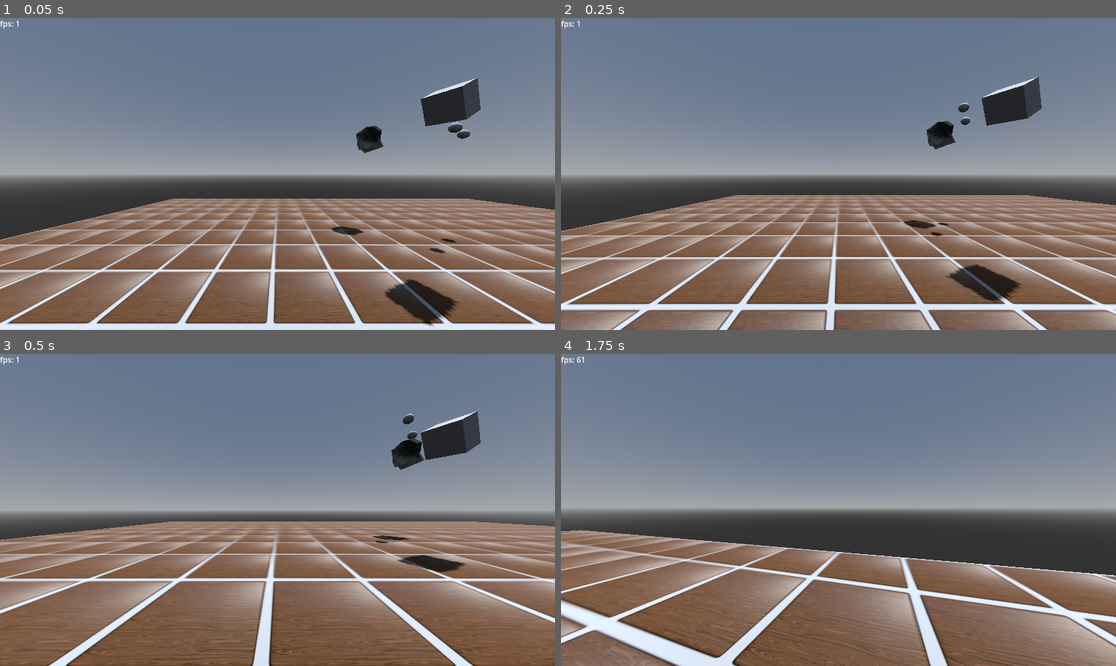
Above: before the commit, frames 1-4 (two rows, left to right).
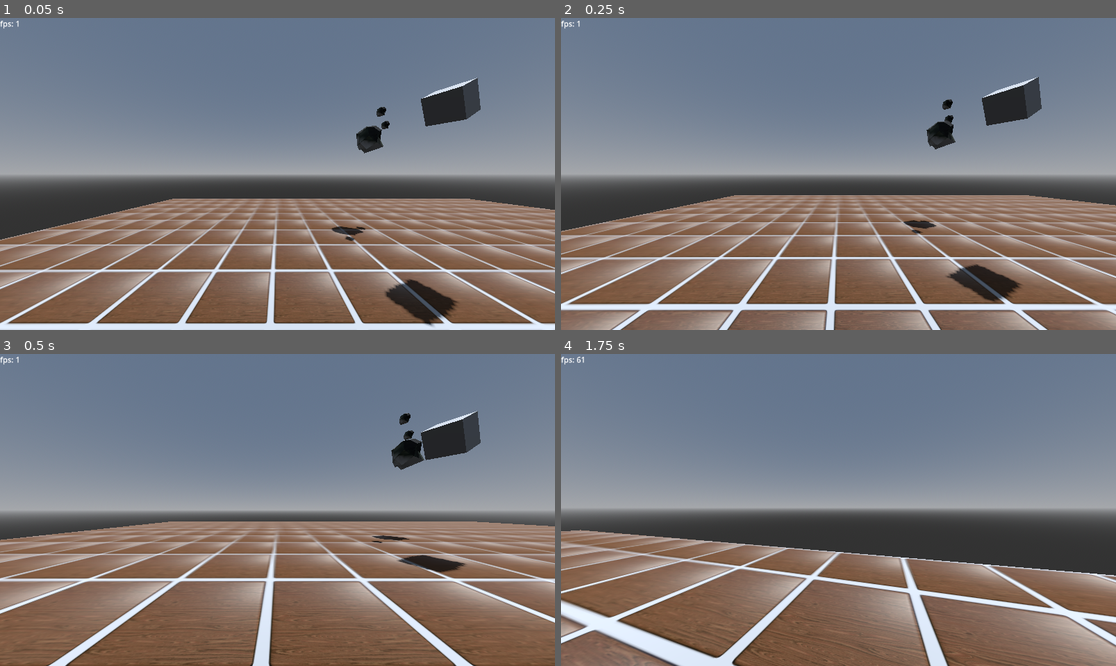
Above: after the commit, the same moments.

Repository: catboyBinary/PURGATORY
Game: Godot game, scene res://Scenes/TestScene/test_scene.tscn
Same seed, same stepped clock (60 frames per second), same inputs: the game is played once before the commit and once after it.
Inputs (mouse positions are in pixels of both pictures, inside the frame that each line leads up to):
- Up to frame 1 (0.05 s): no input
- Up to frame 2 (0.25 s): no input
- Up to frame 3 (0.5 s): no input
- Up to frame 4 (1.75 s): move the mouse to (866, 510) at 0.52 s; hold W (move_forward) from 0.53 s (still down); tap Shift (dash) at 0.6, 1.35 s; tap Space (jump) at 0.77, 1.52 s; move the mouse to (810, 510) at 1.27 s

The runs differ from the first frame. In frame 1, 0.3% of the frame differs, in the area x 62-85%, y 28-76%; in frame 2, 0.2%; in frame 3, 0.1%; in frame 4, nothing differs.

Commit message:
Cock'n'Balls™️ vlad expansion pack

Diff:
--- a/Entities/technoangel_preview/angel.tscn
+++ b/Entities/technoangel_preview/angel.tscn
@@ -1,11 +1,7 @@
-[gd_scene load_steps=6 format=3 uid="uid://chejcyn0ndyp2"]
+[gd_scene load_steps=5 format=3 uid="uid://chejcyn0ndyp2"]
 
 [ext_resource type="ArrayMesh" uid="uid://bsmohpgmvkx64" path="res://Entities/technoangel_preview/vlad.obj" id="1_awhhs"]
 [ext_resource type="Script" path="res://Entities/technoangel_preview/angel.gd" id="1_awkk7"]
-
-[sub_resource type="SphereMesh" id="SphereMesh_38uv1"]
-radius = 0.25
-height = 0.5
 
 [sub_resource type="Animation" id="Animation_whi1c"]
 resource_name = "new_animation"
@@ -35,17 +31,17 @@
 transform = Transform3D(1, 0, 0, 0, 1, 0, 0, 0, 1, -1.14829, 0, 0.906194)
 
 [node name="MeshInstance3D" type="MeshInstance3D" parent="."]
-transform = Transform3D(2.95667, -0.225458, -0.45526, 0.0554429, 2.81553, -1.03426, 0.504994, 1.01091, 2.77904, -1.67639, 1.4304, -7.93493)
+transform = Transform3D(2.86797, -0.0475634, 0.878916, 0.274034, 2.89499, -0.737529, -0.836457, 0.785355, 2.77192, 1.20997, 3.35318, -3.59319)
 mesh = ExtResource("1_awhhs")
 script = ExtResource("1_awkk7")
 
 [node name="wing1" type="MeshInstance3D" parent="."]
-transform = Transform3D(1, 0, 0, 0, 1, 0, 0, 0, 1, -0.547504, 2.67299, -8.36106)
-mesh = SubResource("SphereMesh_38uv1")
+transform = Transform3D(1, 0, 0, 0, 1, 0, 0, 0, 1, 1.76688, 4.71083, -4.51331)
+mesh = ExtResource("1_awhhs")
 
 [node name="wing2" type="MeshInstance3D" parent="."]
-transform = Transform3D(1, 0, 0, 0, 1, 0, 0, 0, 1, -2.52081, 2.74747, -8.67809)
-mesh = SubResource("SphereMesh_38uv1")
+transform = Transform3D(1, 0, 0, 0, 1, 0, 0, 0, 1, -0.131095, 4.38019, -3.97631)
+mesh = ExtResource("1_awhhs")
 
 [node name="AnimationPlayer" type="AnimationPlayer" parent="."]
 autoplay = "new_animation"
